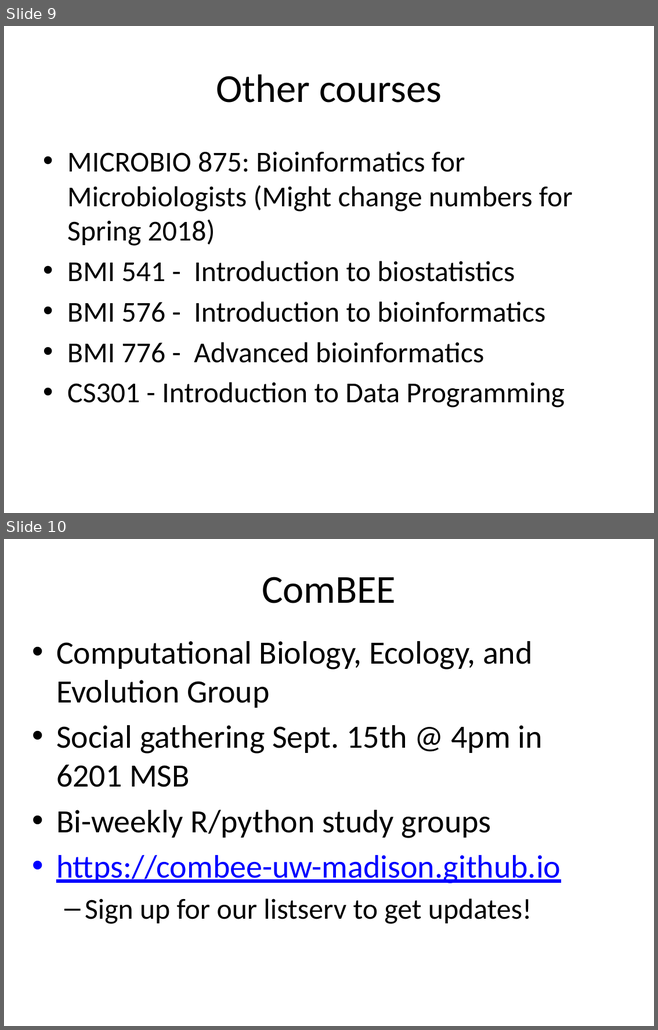
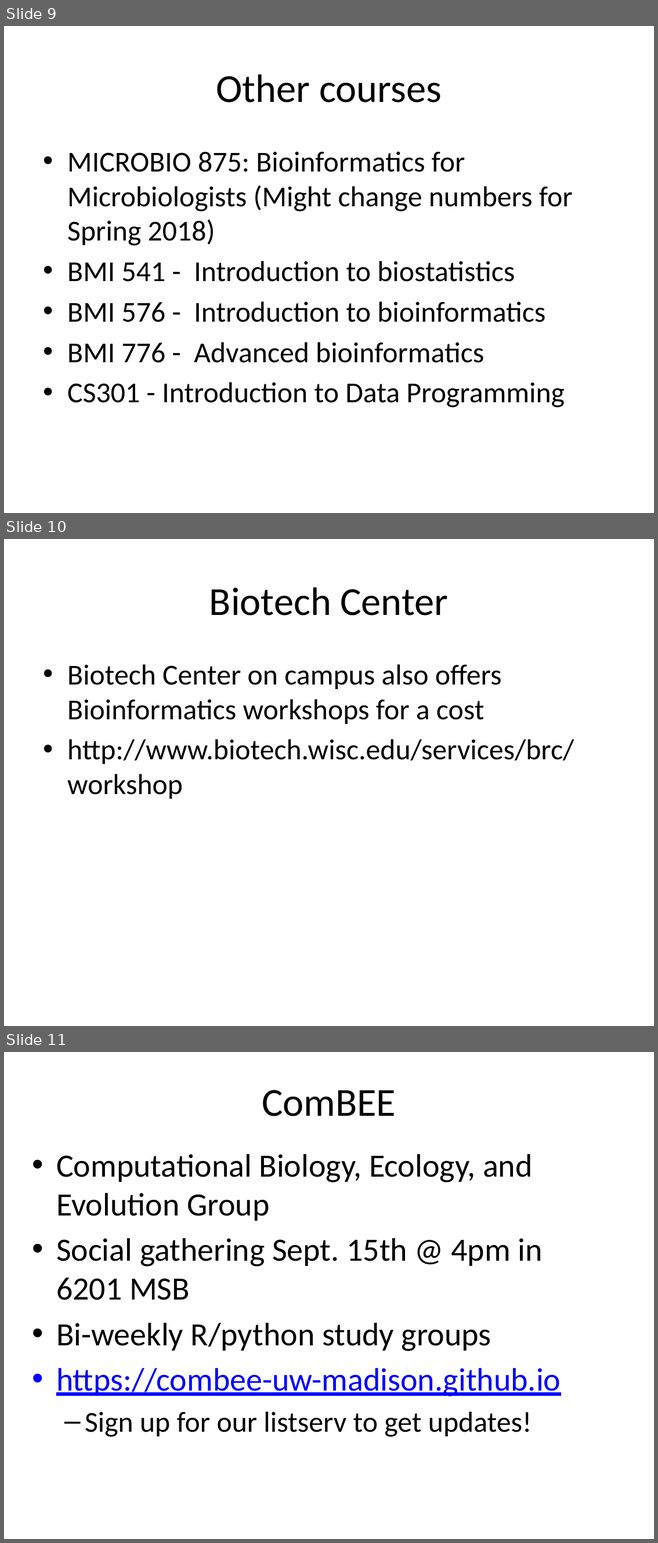
Before and after one commit to ComBEE-UW-Madison/presentations, a slide deck: info/20170830-MDTPorientation.pptx. Shown one above the other, each under a label of ours: slides 9 and 10 before the commit, slides 9, 10 and 11 after it. The pictures are 658x1030 and 658x1543 pixels, drawn with LibreOffice and Linux fonts; fonts in the diff are those of the drawing. Boxes give left, top, right and bottom in pixels: in the first picture for what was removed or moved away, otherwise in the second. Text is boxed around its words. In the diff, an @@ line names an element or a change of style, - is before the commit and + after.

Commit message:
Added biotech center workshop slide to MDTP orientation talk

```diff
--- a/info/20170830-MDTPorientation.pptx
+++ b/info/20170830-MDTPorientation.pptx
@@ slide 10 added at (x1=4, y1=539, x2=654, y2=1026), background #FFFFFF @@
@@ title added at (x1=209, y1=587, x2=448, y2=616), 44 pt, text #000000 @@
+Biotech Center
@@ text added at (x1=67, y1=664, x2=574, y2=799), 32 pt, text #000000 @@
+• Biotech Center on campus also offers Bioinformatics workshops for a cost
+• http://www.biotech.wisc.edu/services/brc/workshop
@@ what was slide 10 is now slide 11 @@
```
Also in this commit, not shown: 2 other files.
